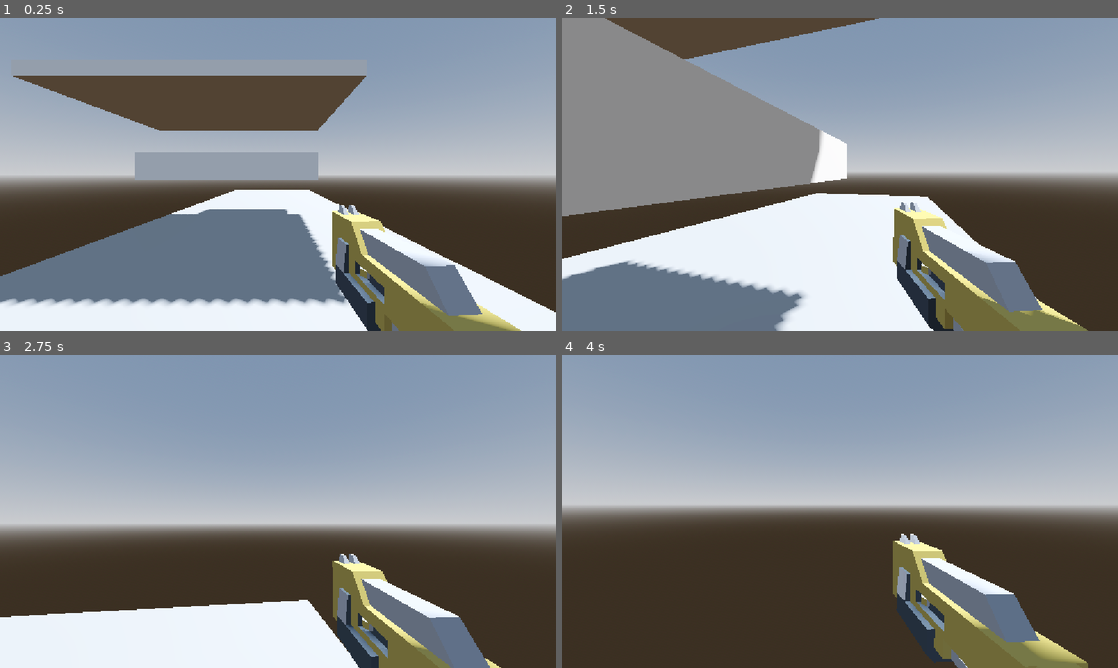
Above: before the commit, frames 1-4 (two rows, left to right).
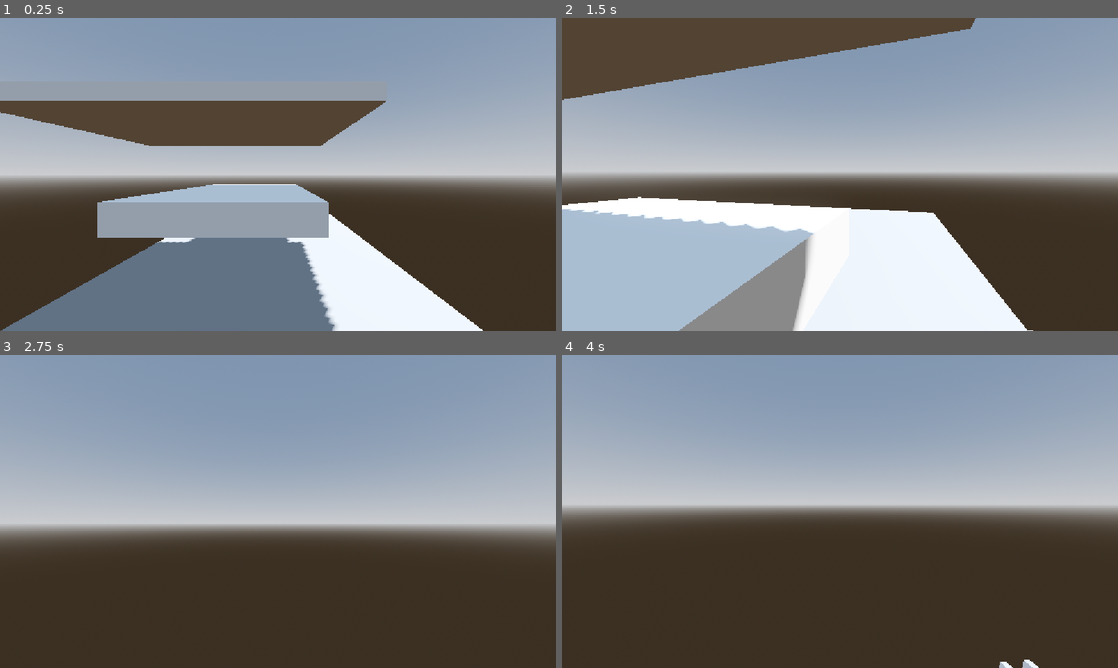
Above: after the commit, the same moments.

Repository: ErneElg162/DangDezeDubiousDimensions
Game: Godot game, scene res://Test.tscn
Two runs of this game, one before a commit and one after it. Both use one fixed random seed, a clock stepped at 60 frames per second and the inputs below.
Inputs (mouse positions are in pixels of both pictures, inside the frame that each line leads up to):
- Up to frame 1 (0.25 s): no input
- Up to frame 2 (1.5 s): tap Enter (ui_accept) at 0.5, 0.77 s; move the mouse to (867, 174) at 0.52 s; hold W (forward) from 0.53 s (still down); click (867, 174) at 0.6 s; move the mouse to (812, 174) at 1.27 s; click (812, 174) at 1.35 s
- Up to frame 3 (2.75 s): keep holding W (forward); tap Enter (ui_accept) at 1.52 s; move the mouse to (289, 505) at 2.02 s; click (289, 505) at 2.1 s
- Up to frame 4 (4 s): keep holding W (forward); move the mouse to (834, 517) at 2.77 s; click (834, 517) at 2.85 s; tap Enter (ui_accept) at 3.02, 3.77 s; move the mouse to (878, 514) at 3.52 s; click (878, 514) at 3.6 s

The runs differ from the first frame. In frame 1, 36% of the frame differs, in the area x 0-100%, y 18-100%; in frame 2, 48%, in the area x 0-95%, y 0-100%; in frame 3, 18%; in frame 4, 7.7%.

Commit message:
started implementing gun

Diff:
--- a/dddd/Character/character.tscn
+++ b/dddd/Character/character.tscn
@@ -18,11 +18,11 @@
 shape = SubResource("CapsuleShape3D_wa5vi")
 
 [node name="Camera3D" type="Camera3D" parent="." unique_id=518740108]
+transform = Transform3D(1, 0, 0, 0, 1, 0, 0, 0, 1, 0, 0.53458744, -0.52446365)
 
-[node name="RayCast3D" type="RayCast3D" parent="Camera3D" unique_id=1202798299]
-transform = Transform3D(1, 0, 0, 0, -0.9973793, -0.07235045, 0, 0.07235045, -0.9973793, 0.04014218, 0.55114096, 0)
-target_position = Vector3(0, 0, 20)
+[node name="RayCast3D" type="RayCast3D" parent="Camera3D" unique_id=672320494]
+target_position = Vector3(0, 0, -20)
 
 [node name="Gun" parent="." unique_id=1647983618 instance=ExtResource("2_pjt0s")]
-transform = Transform3D(-0.99736536, 0, -0.07254199, 0, 1, 0, 0.07254199, 0, -0.99736536, 0.13590646, -0.30172688, -0.7024858)
+transform = Transform3D(-0.99736536, 0, -0.07254199, 0, 1, 0, 0.07254199, 0, -0.99736536, 0.13590646, 0.10938889, -0.7024858)
 script = ExtResource("3_wa5vi")
--- a/dddd/project.godot
+++ b/dddd/project.godot
@@ -46,7 +46,7 @@
 "events": [Object(InputEventKey,"resource_local_to_scene":false,"resource_name":"","device":-1,"window_id":0,"alt_press …(195 unchanged characters)…
 ]
 }
-left_mouse_click={
+shoot={
 "deadzone": 0.2,
 "events": [Object(InputEventMouseButton,"resource_local_to_scene":false,"resource_name":"","device":-1,"window_id":0,"a …(259 unchanged characters)…
 ]
